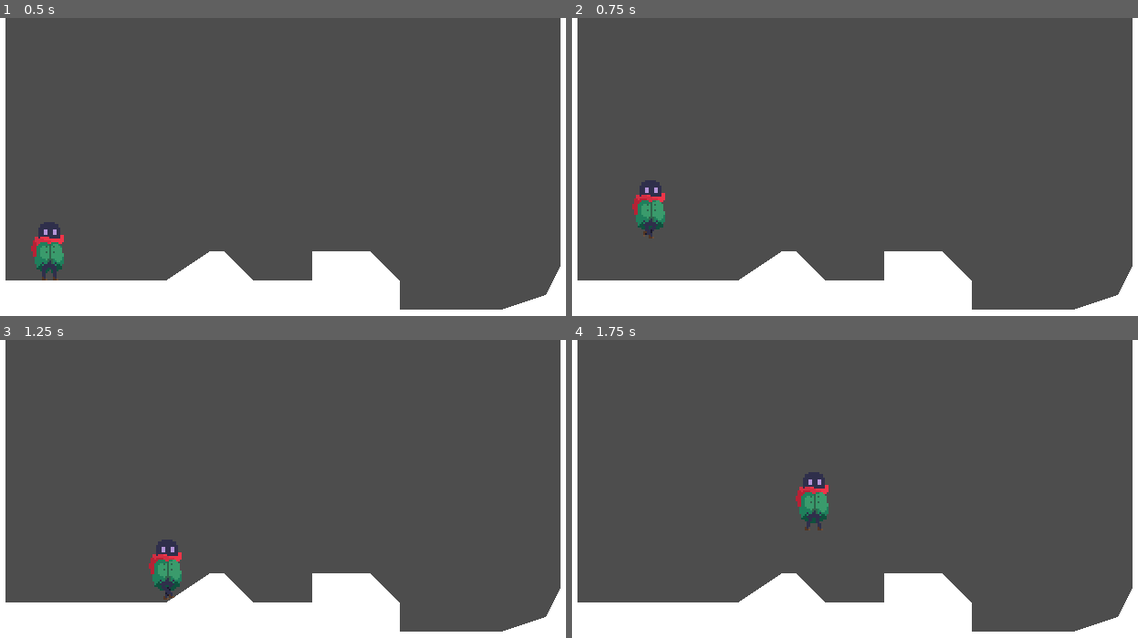
Above: before the commit, frames 1-4 (two rows, left to right).
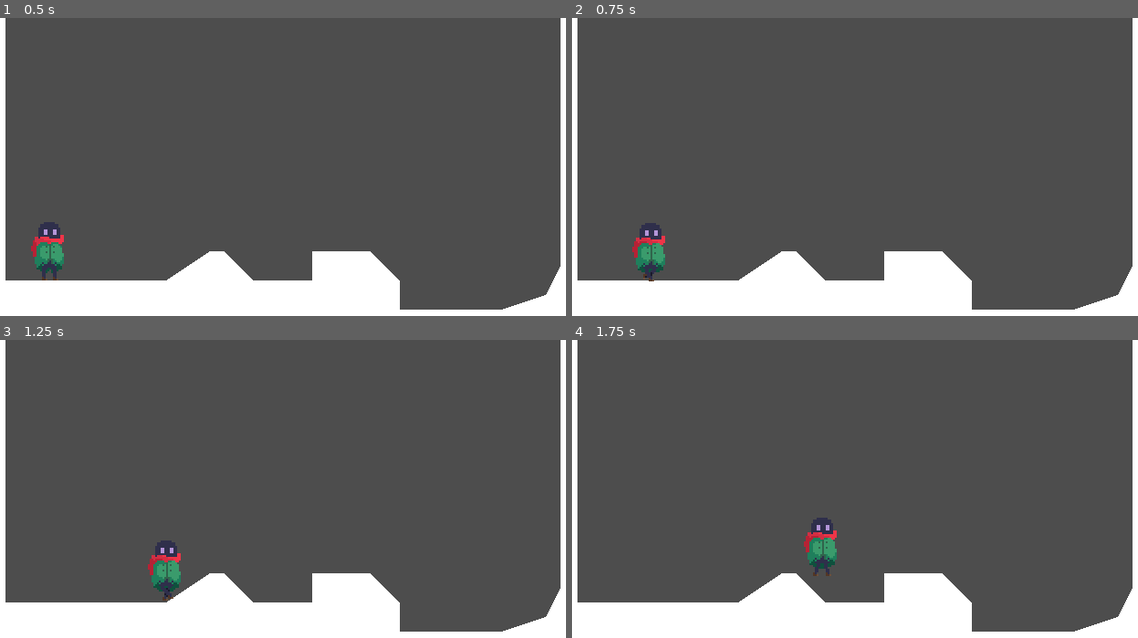
Above: after the commit, the same moments.

Repository: Archit-Pandit/its-still-raining
Game: Godot game, scene res://scenes/cottage.tscn
Two runs of this game, one before a commit and one after it. Both use one fixed random seed, a clock stepped at 60 frames per second and the inputs below.
Inputs:
- Up to frame 1 (0.5 s): no input
- Up to frame 2 (0.75 s): tap Enter (ui_accept) at 0.5, 0.6 s; hold Right (ui_right) from 0.53 s (still down)
- Up to frame 3 (1.25 s): keep holding Right (ui_right); tap W (jump, bound only after the commit) at 0.77, 0.8, 1.07 s
- Up to frame 4 (1.75 s): keep holding Right (ui_right); tap W (jump, bound only after the commit) at 1.35, 1.52 s; tap Enter (ui_accept) at 1.55 s

Frame 1 is identical in both runs. In frame 2, 1.4% of the frame differs, in the area x 10-17%, y 54-89%; in frame 3, 0.3%; in frame 4, 1.6%, in the area x 39-47%, y 44-80%.

Commit message:
Created specialized input actions for player

Diff:
--- a/project.godot
+++ b/project.godot
@@ -23,6 +23,27 @@
 window/size/window_height_override=720
 window/stretch/mode="canvas_items"
 
+[input]
+
+walk_left={
+"deadzone": 0.5,
+"events": [Object(InputEventKey,"resource_local_to_scene":false,"resource_name":"","device":-1,"window_id":0,"alt_pressed":false,"shift_pressed":false,"ctrl_pressed":false,"meta_pressed":false,"pressed":false,"keycode":0,"physical_keycode":65,"key_label":0,"unicode":97,"echo":false,"script":null)
+, Object(InputEventKey,"resource_local_to_scene":false,"resource_name":"","device":-1,"window_id":0,"alt_pressed":false,"shift_pressed":false,"ctrl_pressed":false,"meta_pressed":false,"pressed":false,"keycode":0,"physical_keycode":4194319,"key_label":0,"unicode":0,"echo":false,"script":null)
+]
+}
+walk_right={
+"deadzone": 0.5,
+"events": [Object(InputEventKey,"resource_local_to_scene":false,"resource_name":"","device":-1,"window_id":0,"alt_pressed":false,"shift_pressed":false,"ctrl_pressed":false,"meta_pressed":false,"pressed":false,"keycode":0,"physical_keycode":68,"key_label":0,"unicode":100,"echo":false,"script":null)
+, Object(InputEventKey,"resource_local_to_scene":false,"resource_name":"","device":-1,"window_id":0,"alt_pressed":false,"shift_pressed":false,"ctrl_pressed":false,"meta_pressed":false,"pressed":false,"keycode":0,"physical_keycode":4194321,"key_label":0,"unicode":0,"echo":false,"script":null)
+]
+}
+jump={
+"deadzone": 0.5,
+"events": [Object(InputEventKey,"resource_local_to_scene":false,"resource_name":"","device":-1,"window_id":0,"alt_pressed":false,"shift_pressed":false,"ctrl_pressed":false,"meta_pressed":false,"pressed":false,"keycode":0,"physical_keycode":87,"key_label":0,"unicode":119,"echo":false,"script":null)
+, Object(InputEventKey,"resource_local_to_scene":false,"resource_name":"","device":-1,"window_id":0,"alt_pressed":false,"shift_pressed":false,"ctrl_pressed":false,"meta_pressed":false,"pressed":false,"keycode":0,"physical_keycode":32,"key_label":0,"unicode":32,"echo":false,"script":null)
+]
+}
+
 [rendering]
 
 textures/canvas_textures/default_texture_filter=0
--- a/scripts/PlayerMovement.gd
+++ b/scripts/PlayerMovement.gd
@@ -16,7 +16,7 @@
 
 	# Get the input inputDir and handle the movement/deceleration.
 	# As good practice, you should replace UI actions with custom gameplay actions.
-	var inputDir = Input.get_axis("ui_left", "ui_right")
+	var inputDir = Input.get_axis("walk_left", "walk_right")
 
 	ApplyAcceleration(inputDir, delta)
 	ApplyFriction(inputDir, delta)
@@ -31,10 +31,10 @@
 
 func HandleJump():
 	if is_on_floor():
-		if Input.is_action_just_pressed("ui_accept"):
+		if Input.is_action_just_pressed("jump"):
 			velocity.y = JUMP_VELOCITY
 	else:
-		if Input.is_action_just_released("ui_accept") and velocity.y <= JUMP_VELOCITY / 2:
+		if Input.is_action_just_released("jump") and velocity.y <= JUMP_VELOCITY / 2:
 			velocity.y = JUMP_VELOCITY / 2
 
 func ApplyAcceleration(dir, delta):
